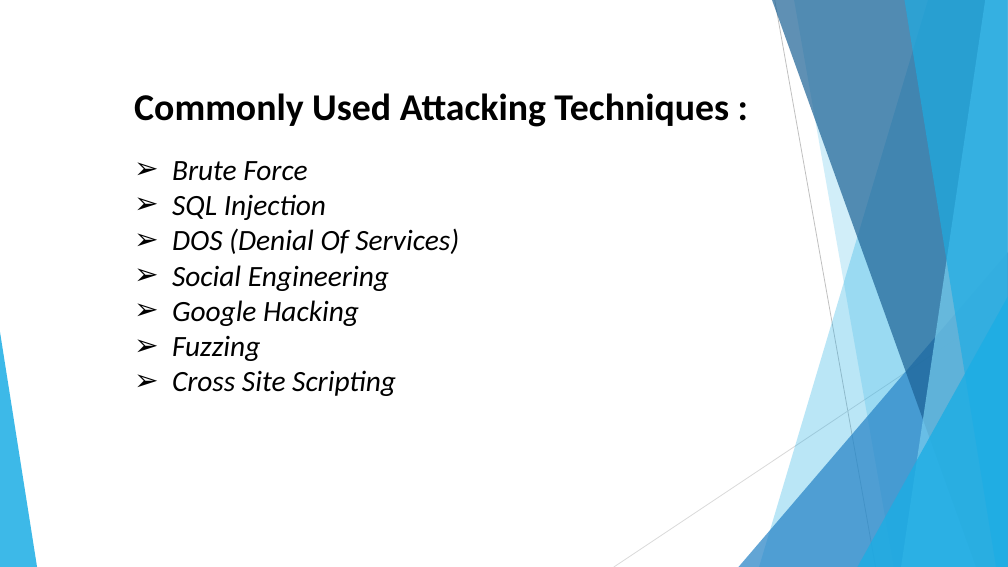
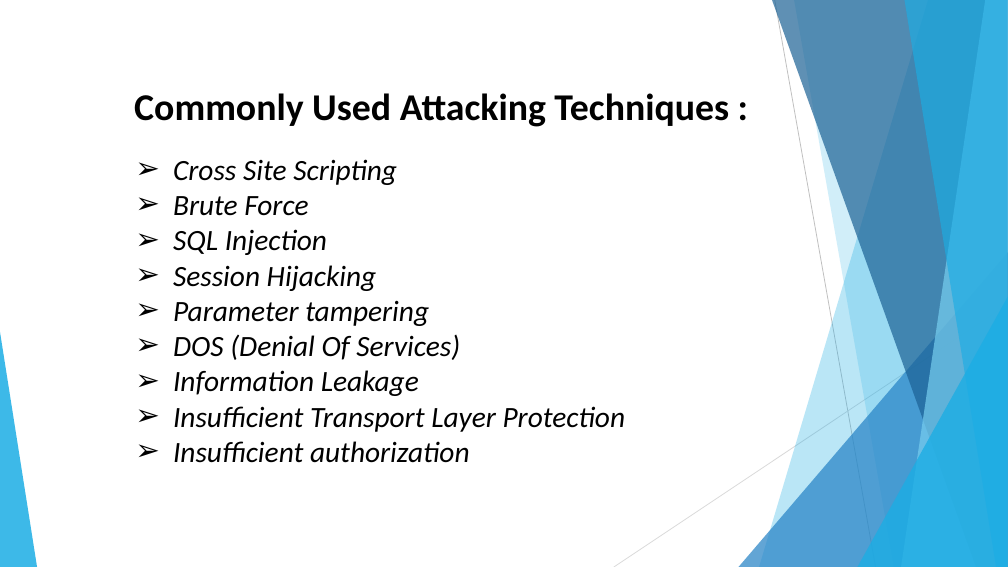
Before and after one commit to tHe-AK/Web-Security-Seminar, a slide deck: slide 5 of Web Security.pptx (slide 3 before the commit). Drawn at 1008x567 pixels with LibreOffice and Linux fonts; fonts in the diff are those of the drawing. Boxes give left, top, right and bottom in pixels: in the first picture for what was removed or moved away, otherwise in the second. Text is boxed around its words. In the diff, an @@ line names an element or a change of style, - is before the commit and + after.

```diff
--- a/Web Security.pptx
+++ b/Web Security.pptx
@@ text at (173,159,397,185): paragraph added @@
+➢ Cross Site Scripting
@@ text at (173,265,429,326): paragraphs added @@
+➢ Session Hijacking
+➢ Parameter tampering
@@ text at (173,370,626,463): text changed @@
-➢ Social Engineering
-➢ Google Hacking
-➢ Fuzzing
-➢ Cross Site Scripting
+➢ Information Leakage
+➢ Insufficient Transport Layer Protection
+➢ Insufficient authorization
```
Also in this commit, not shown: 15 slides added, 6 other files.
